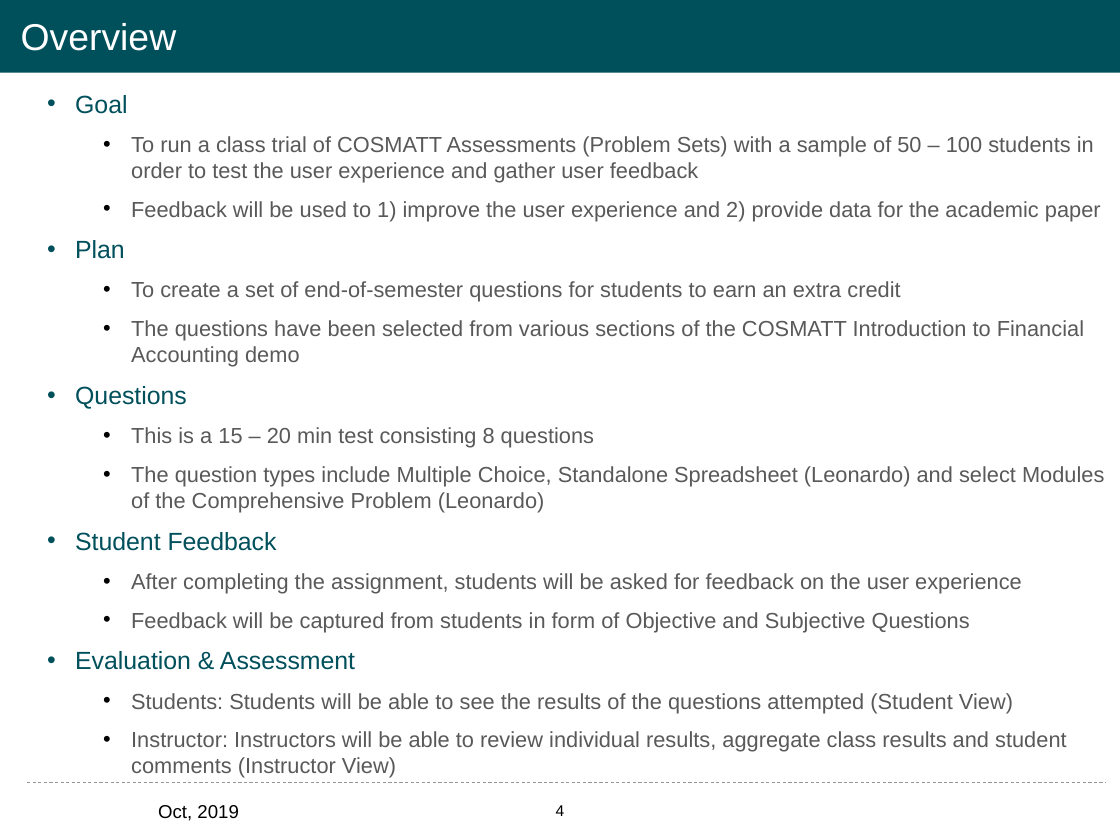
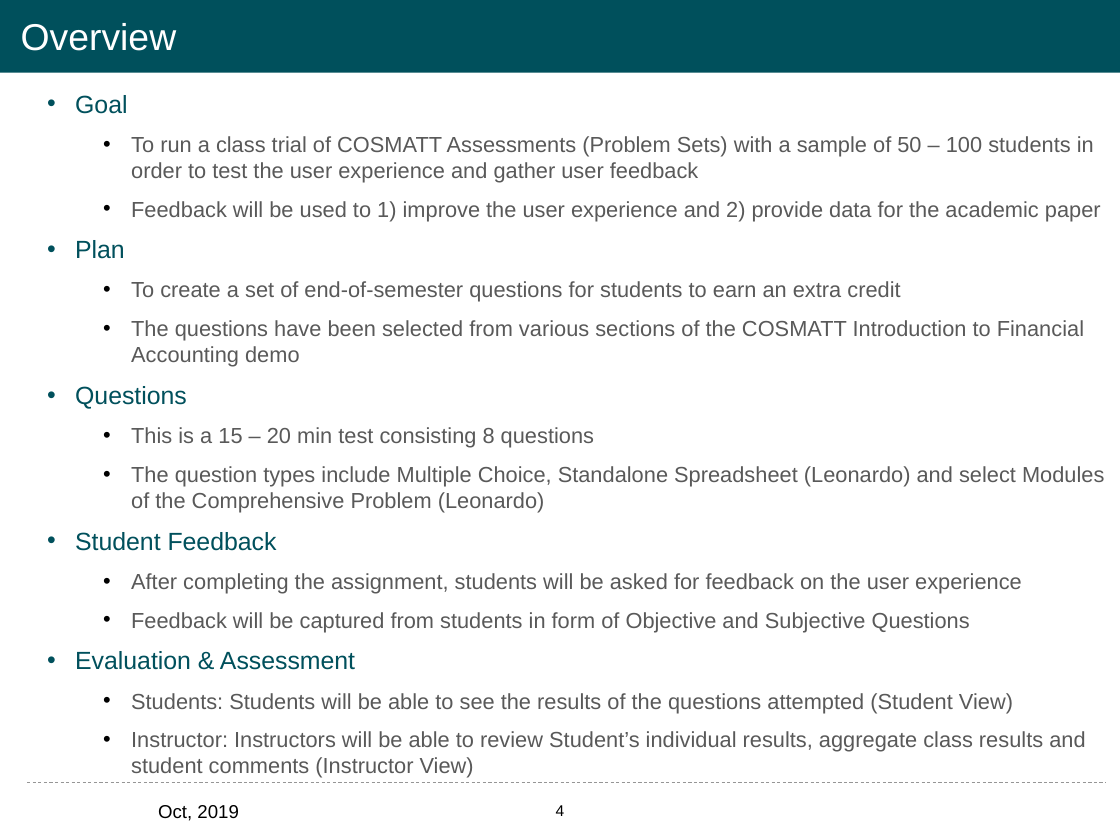
Before and after one commit to leonardodls/product-introduction-financial-accounting, a slide deck: slide 4 of assets/public/Documents/Class Trial/Documents/Class Trial - Specifications.pptx. Drawn at 1120x840 pixels with LibreOffice and Linux fonts; fonts in the diff are those of the drawing; background and template pictures are left out. Boxes give left, top, right and bottom in pixels: in the first picture for what was removed or moved away, otherwise in the second. Text is boxed around its words. In the diff, an @@ line names an element or a change of style, - is before the commit and + after.

```diff
--- a/assets/public/Documents/Class Trial/Documents/Class Trial - Specifications.pptx
+++ b/assets/public/Documents/Class Trial/Documents/Class Trial - Specifications.pptx
@@ text at [131,731,1085,778]: text changed @@
-  • Instructor: Instructors will be able to review individual results, aggregate class results and student comments (Instructor View)
+  • Instructor: Instructors will be able to review Student’s individual results, aggregate class results and student comments (Instructor View)
```
Also in this commit, not shown: 4 other slides changed, 4 slides added, 20 other files.
